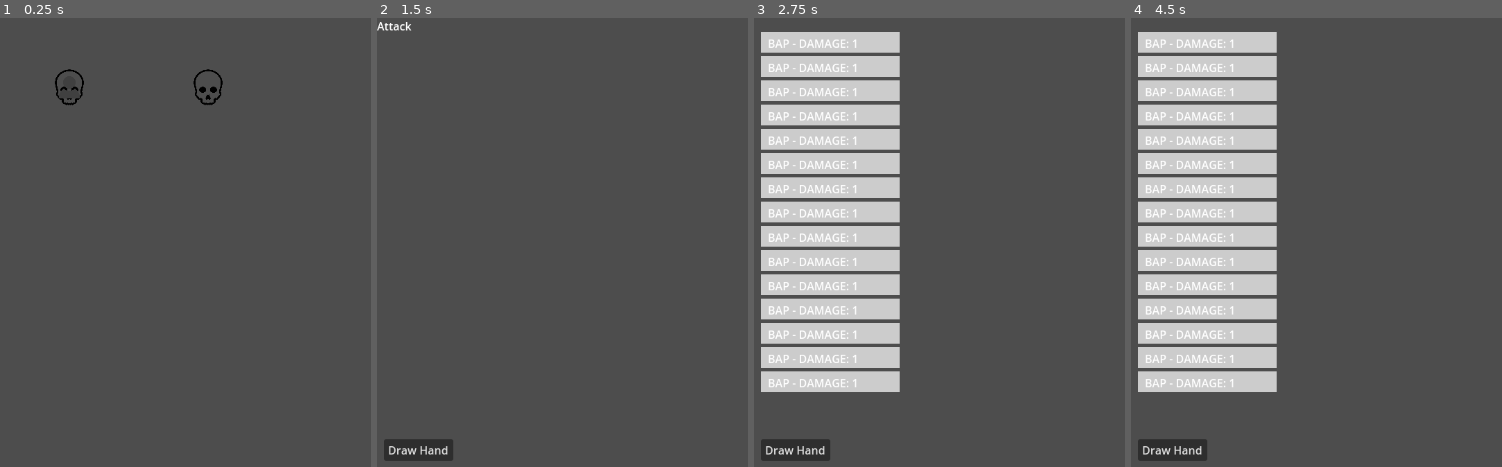
Above: before the commit, frames 1-4 (left to right).
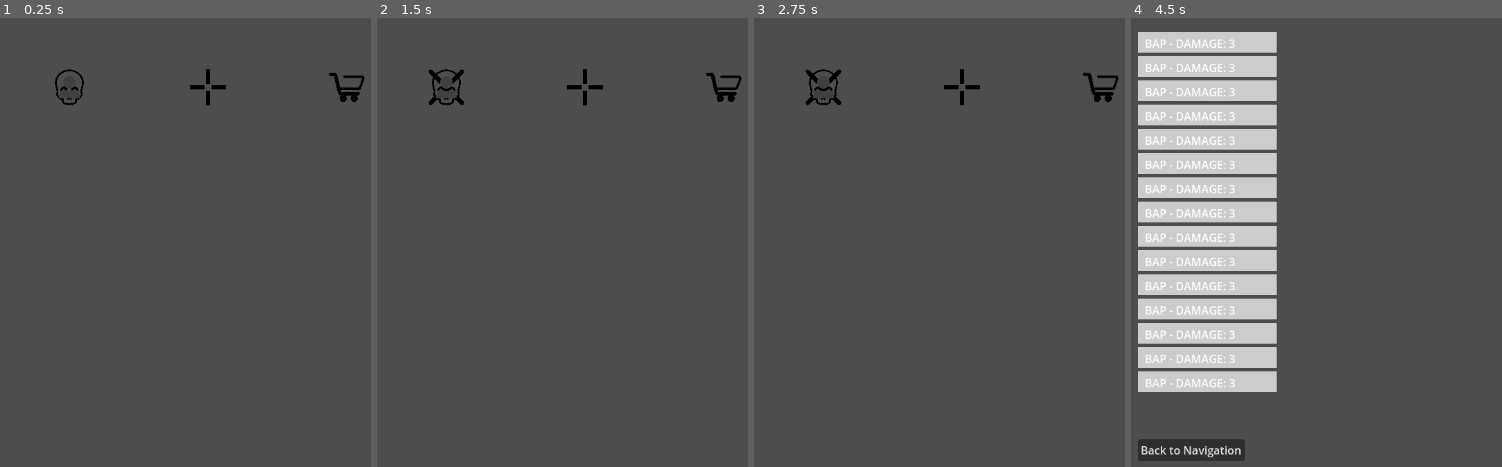
Above: after the commit, the same moments.

Repository: JosieBarber/roguelike
Game: Godot game, scene res://scenes/Main.tscn
Two runs of this game, one before a commit and one after it. Both use one fixed random seed, a clock stepped at 60 frames per second and the inputs below.
Inputs (mouse positions are in pixels of both pictures, inside the frame that each line leads up to):
- Up to frame 1 (0.25 s): no input
- Up to frame 2 (1.5 s): tap Enter at 0.5 s; move the mouse to (447, 85) at 0.52 s; click (447, 85) at 0.67 s; click "Draw Hand" at 1.25 s
- Up to frame 3 (2.75 s): click (794, 449) at 2 s, where only the run before the commit has a clickable "Draw Hand"
- Up to frame 4 (4.5 s): click (1171, 449) at 2.75 s, where only the run before the commit has a clickable "Draw Hand"; tap Space at 3.5 s; move the mouse to (1201, 85) at 3.52 s; click (1201, 85) at 3.67 s; tap Enter at 4.25 s; move the mouse to (1338, 85) at 4.27 s; click (1338, 85) at 4.42 s

The runs differ from the first frame. In frame 1, 0.5% of the frame differs, in the area x 51-99%, y 11-20%; in frame 2, 1.6%; in frame 3, 28%, in the area x 1-99%, y 3-99%; in frame 4, 0.8%.

Commit message:
Add other node types, allow for shops and clinics to be revisited

Diff:
--- a/scripts/Cards/TestCards/bap_test_card.gd
+++ b/scripts/Cards/TestCards/bap_test_card.gd
@@ -8,6 +8,6 @@
 	clause = "Clause"
 	card_type = "Physical"
 	sprite = "Sprite"
-	damage = 1
-	value = 10
+	damage = 3
+	value = 2
 	items = []
--- a/scripts/ClinicScripts/clinic.gd
+++ b/scripts/ClinicScripts/clinic.gd
@@ -6,14 +6,28 @@
 var deck_rects: Array = []
 
 func _ready():
-	#if get_parent().get_node("Player"):
-		#player = get_parent().get_node("Player")
+	if get_parent().get_node("Player"):
+		player = get_parent().get_node("Player")
 	if not player:
 		player = Player.new()
 		get_parent().call_deferred("add_child", player)
 		player.initialize("JosiePosie", 10)
 		player._create_test_deck()
-	# display_deck()
+	_create_back_button()
+
+func _create_back_button():
+	var button = Button.new()
+	button.text = "Back to Navigation"
+	button.size = Vector2(150, 30)
+	button.position = Vector2(10, get_viewport().size.y - 40)
+	add_child(button)
+	button.connect("pressed", Callable(self, "_on_back_button_pressed"))
+
+func _on_back_button_pressed():
+	var navigation_scene = get_parent().get_node("Navigation")
+	navigation_scene.visible = true
+	deck_rects.clear()
+	self.visible = false
 
 func display_deck():
 	var deck_object = get_node("Deck")
@@ -49,7 +63,11 @@
 		var card = player.deck[card_index]
 		player.health += card.value
 		player.deck.remove_at(card_index)
-		player.discard.append(card)
+		#player.discard.append(card)
 		print("Traded card for health. New health: ", player.health)
 	else:
 		print("Invalid card index")
+
+func transition_to_clinic():
+	self.visible = true
+	display_deck()
--- a/scripts/CombatScripts/attack.gd
+++ b/scripts/CombatScripts/attack.gd
@@ -58,12 +58,15 @@
 		if item is MultiplierCardItem:
 			item.modify_damage(card)
 	var damage = card.damage
+	print(target, damage)
 	return damage
 
 func apply_damage(damage, target, damage_type):
 	if damage_type == "Type":
 		target.health -= damage
 	elif damage_type == "magical":
+		target.health -= damage
+	elif damage_type == "Physical":
 		target.health -= damage
 	# We should do this differently but thats fine
 
--- a/scripts/NavigationScripts/navigation.gd
+++ b/scripts/NavigationScripts/navigation.gd
@@ -5,8 +5,12 @@
 var player: Player
 var current_node: Node2D
 var combat_icon: Texture
+var clinic_icon: Texture
+var shop_icon: Texture
 var visited_icon: Texture
 var nodes: Dictionary = {}
+
+enum NodeType { COMBAT, CLINIC, SHOP }
 
 func _ready():
 	if get_parent().get_node("Player"):
@@ -16,25 +20,27 @@
 		get_parent().call_deferred("add_child", player)
 		player.initialize("JosiePosie", 10)
 		player._create_test_deck()
-	# Load the combat icon texture
+	# Load the icons
 	combat_icon = load("res://assets/Combat Icon.png")
-	# Load the visited icon texture
+	clinic_icon = load("res://assets/Clinic Icon.png")
+	shop_icon = load("res://assets/Shop Icon.png")
 	visited_icon = load("res://assets/Visited Icon.png")
 	# Initialize the navigation map and player position
 	_initialize_map()
 
 func _initialize_map():
 	# Create nodes and paths for navigation
-
-	var node1 = _create_navigation_node(Vector2(100, 100))
-	var node2 = _create_navigation_node(Vector2(300, 100))
+	var node1 = _create_navigation_node(Vector2(100, 100), NodeType.COMBAT)
+	var node2 = _create_navigation_node(Vector2(300, 100), NodeType.CLINIC)
+	var node3 = _create_navigation_node(Vector2(500, 100), NodeType.SHOP)
 
 	current_node = node1
 	$PlayerIcon.position = current_node.position
 
-func _create_navigation_node(position: Vector2) -> Node2D:
+func _create_navigation_node(position: Vector2, node_type: int) -> Node2D:
 	var node = Node2D.new()
 	node.position = position
+	node.set_meta("type", node_type)
 	$Nodes.add_child(node)
 	nodes[node] = false  # Initialize node as not visited
 	_draw_node_icon(node)
@@ -43,7 +49,17 @@
 func _draw_node_icon(node: Node2D):
 	var area = Area2D.new()
 	var sprite = Sprite2D.new()
-	sprite.texture = visited_icon if nodes[node] else combat_icon
+	var node_type = node.get_meta("type")
+	if nodes[node]:
+		sprite.texture = visited_icon
+	else:
+		match node_type:
+			NodeType.COMBAT:
+				sprite.texture = combat_icon
+			NodeType.CLINIC:
+				sprite.texture = clinic_icon
+			NodeType.SHOP:
+				sprite.texture = shop_icon
 	sprite.position = Vector2.ZERO
 	sprite.scale = Vector2(0.1, 0.1)  # Scale down the sprite
 	area.add_child(sprite)
@@ -65,17 +81,31 @@
 
 func _on_node_selected(node: Node2D):
 	current_node = node
-	nodes[node] = true
+	if node.get_meta("type") == NodeType.COMBAT:
+		nodes[node] = true
 	_draw_node_icon(node)  # Update the node icon to visited
 	print(nodes)
 	$PlayerIcon.position = current_node.position
-	# Transition to the next encounter (e.g., combat or event)
-	_transition_to_encounter()
+	# Transition to the next encounter (e.g., combat, clinic, or shop)
+	_transition_to_encounter(node)
 
-func _transition_to_encounter():
-	# Placeholder for transitioning to the next encounter
-	var combat_scene = get_parent().get_node("Combat")
-	player.copy_deck()
-	combat_scene.visible = true
-	self.visible = false
-	combat_scene._on_start_combat_pressed()
+func _transition_to_encounter(node: Node2D):
+	var node_type = node.get_meta("type")
+	match node_type:
+		NodeType.COMBAT:
+			print("Transitioning to combat")
+			var combat_scene = get_parent().get_node("Combat")
+			player.copy_deck()
+			combat_scene.visible = true
+			self.visible = false
+			combat_scene._on_start_combat_pressed()
+		NodeType.CLINIC:
+			print("Transitioning to clinic")
+			var clinic_scene = get_parent().get_node("Clinic")
+			clinic_scene.transition_to_clinic()
+			self.visible = false
+		NodeType.SHOP:
+			print("Transitioning to shop")
+			var shop_scene = get_parent().get_node("Shop")
+			shop_scene.transition_to_shop()
+			self.visible = false
--- a/scripts/ShopScripts/shop.gd
+++ b/scripts/ShopScripts/shop.gd
@@ -6,16 +6,16 @@
 var displayed_cards = []
 
 func _ready():
-	# self.visible = true
-
+	if get_parent().get_node("Player"):
+		player = get_parent().get_node("Player")
 	if not player:
 		player = Player.new()
 		get_parent().call_deferred("add_child", player)
 		player.initialize("JosiePosie", 10)
 		player._create_test_deck()
-
 	load_test_cards()
 	display_random_cards()
+	_create_back_button()
 
 func load_test_cards():
 	var dir = DirAccess.open("res://scripts/Cards/TestCards/")
@@ -82,3 +82,20 @@
 		update_card_display_colors()
 	else:
 		print("Not enough health to buy this card")
+
+func transition_to_shop():
+	self.visible = true
+	update_card_display_colors()
+
+func _create_back_button():
+	var button = Button.new()
+	button.text = "Back to Navigation"
+	button.size = Vector2(150, 30)
+	button.position = Vector2(10, get_viewport().size.y - 40)
+	add_child(button)
+	button.connect("pressed", Callable(self, "_on_back_button_pressed"))
+
+func _on_back_button_pressed():
+	var navigation_scene = get_parent().get_node("Navigation")
+	navigation_scene.visible = true
+	self.visible = false
